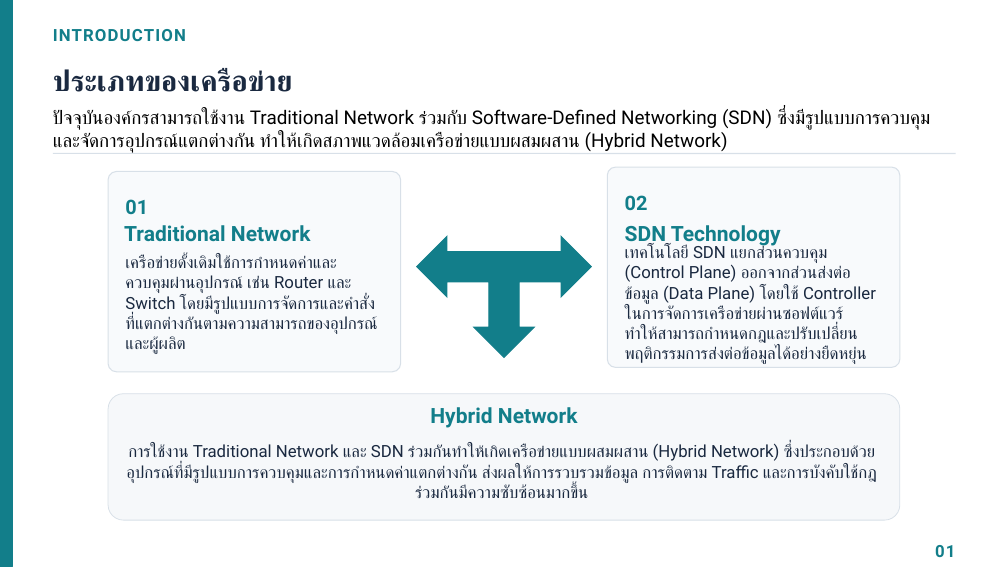
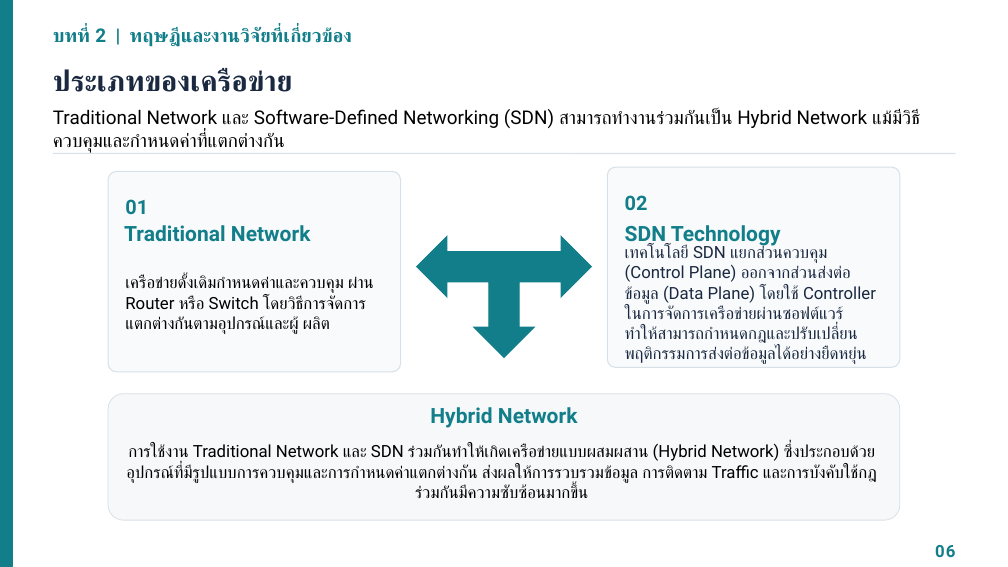
Before and after one commit to Jesadaphoukrongthong/Hybrid-Network-Monitoring-and-Policy-Orchestration-Framework, a slide deck: slide 7 of docs/paper/Hybrid_Framework_Presentation.pptx (slide 2 before the commit). Drawn at 1008x567 pixels with LibreOffice and Linux fonts; fonts in the diff are those of the drawing. Boxes give left, top, right and bottom in pixels: in the first picture for what was removed or moved away, otherwise in the second. Text is boxed around its words. In the diff, an @@ line names an element or a change of style, - is before the commit and + after.

```diff
--- a/docs/paper/Hybrid_Framework_Presentation.pptx
+++ b/docs/paper/Hybrid_Framework_Presentation.pptx
@@ text at [53, 27, 352, 47]: text changed; size 16 to 18 pt @@
-INTRODUCTION
+บทที่ 2 | ทฤษฎีและงานวิจัยที่เกี่ยวข้อง
@@ text at [53, 109, 920, 153]: text changed @@
-ปัจจุบันองค์กรสามารถใช้งาน Traditional Network ร่วมกับ Software-Defined Networking (SDN) ซึ่งมีรูปแบบการควบคุมและจัดการอุปกรณ์แตกต่างกัน ทำให้เกิดสภาพแวดล้อมเครือข่ายแบบผสมผสาน (Hybrid Network)
+Traditional Network และ Software-Defined Networking (SDN) สามารถทำงานร่วมกันเป็น Hybrid Network แม้มีวิธีควบคุมและกำหนดค่าที่แตกต่างกัน
@@ text at [125, 276, 374, 334]: text changed; text colour #1A2940 to #000000 @@
-เครือข่ายดั้งเดิมใช้การกำหนดค่าและควบคุมผ่านอุปกรณ์ เช่น Router และ Switch โดยมีรูปแบบการจัดการและคำสั่งที่แตกต่างกันตามความสามารถของอุปกรณ์และผู้ผลิต
+เครือข่ายดั้งเดิมกำหนดค่าและควบคุม ผ่าน Router หรือ Switch โดยวิธีการจัดการแตกต่างกันตามอุปกรณ์และผู้ ผลิต
@@ text "การใช้งาน Traditional Network และ SDN ..." at [126, 443, 877, 498]: text colour #1A2940 to #000000 @@
@@ text at [935, 545, 955, 557]: text changed @@
-01
+06
```
Also in this commit, not shown: 15 other slides changed, 11 slides added, 1 slide removed.
